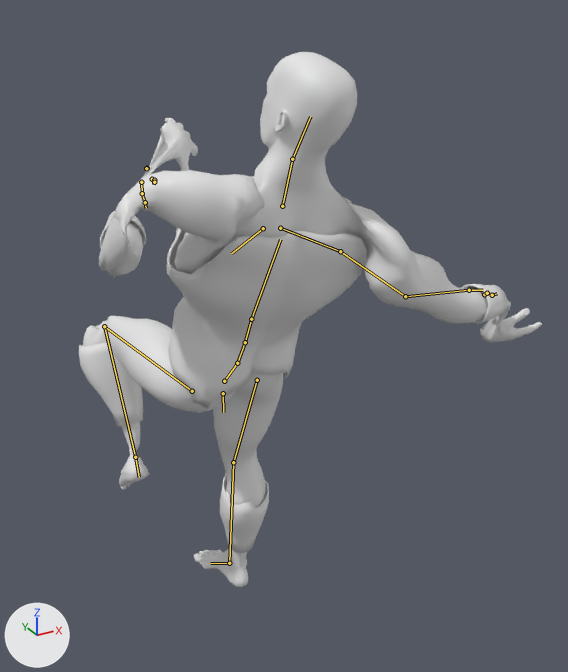
Two versions of the glTF model godot/assets/models/damon_mh.glb, one commit apart.
Rendered twice from a 50 mm lens placed at (-0.763, -1.727, 0.994), pointed at (0.277, 0.164, 0.049). The axes (+X, +Y, +Z) are drawn at lower left. The lights are the same throughout. The picture after the commit comes second. Both versions are drawn at frame 7 of the action 'Sword_Regular_C'; the numbers are the values there. The bones that change, and the others that lie on the model, are drawn over the model as lines.

In view in the first picture: 'Body', 'Bracers', 'Cuirass', 'Greaves'.
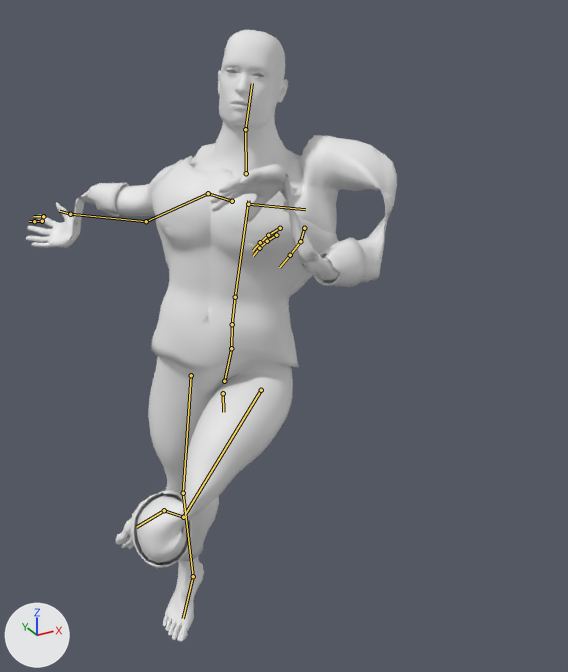
The change in detail:
Bone 'pelvis' (bone_pelvis) turns from (-61, -170, -4) to (8, -41, -29) degrees about its own x, y and z.
Bone 'spine_01' (bone_spine_01) turns from (-22, 0, 0) to (-11, 0, 0) degrees about its own x, y and z.
Bone 'spine_02' (bone_spine_02) turns from (12, -6, -5) to (6, -3, -2) degrees about its own x, y and z.
Bone 'neck_01' (bone_neck_01) turns from (-10, -7, 3) to (-8, -6, 3) degrees about its own x, y and z.
Bone 'head' (bone_head) turns from (6, 25, 4) to (5, 21, 4) degrees about its own x, y and z.
Bone 'thigh_l' (bone_thigh_l) turns from (-74, 8, 38) to (-38, -3, 45) degrees about its own x, y and z.
Bone 'calf_l' (bone_calf_l) turns from (74, 0, 179) to (81, 13, 175) degrees about its own x, y and z.
Bone 'thigh_r' (bone_thigh_r) turns from (-11, 8, -2) to (9, 8, 4) degrees about its own x, y and z.
Bone 'calf_r' (bone_calf_r) turns from (14, 0, 1) to (7, 0, 1) degrees about its own x, y and z.

Location of each change, (x1, y1, x2, y2) in pixels of the pictures (568 x 672 px):
'Body', posed (19% narrower, 14% taller): before (83, 52, 542, 587); after (26, 30, 397, 642)
'Cuirass', posed (8% shorter): before (167, 176, 367, 409); after (151, 156, 339, 371)
'Greaves', posed: before (79, 342, 269, 553); after (131, 490, 219, 568)
'Bracers', posed (31% narrower, 8% shorter): before (100, 211, 507, 324); after (88, 183, 367, 287)
bone 'pelvis', root to tip: before (224, 381) to (237, 363); after (224, 381) to (231, 348)
bone 'spine_01', root to tip: before (237, 363) to (245, 342); after (231, 348) to (232, 324)
bone 'spine_02', root to tip: before (245, 342) to (251, 319); after (232, 324) to (235, 297)
bone 'neck_01', root to tip: before (282, 206) to (292, 159); after (246, 173) to (245, 129)
bone 'head', root to tip: before (292, 159) to (310, 116); after (245, 129) to (252, 83)
bone 'thigh_l', root to tip: before (192, 391) to (104, 326); after (261, 390) to (183, 517)
bone 'calf_l', root to tip: before (104, 326) to (135, 457); after (183, 517) to (164, 510)
bone 'thigh_r', root to tip: before (257, 380) to (233, 462); after (191, 375) to (183, 493)
bone 'calf_r', root to tip: before (233, 462) to (229, 563); after (183, 493) to (193, 576)
